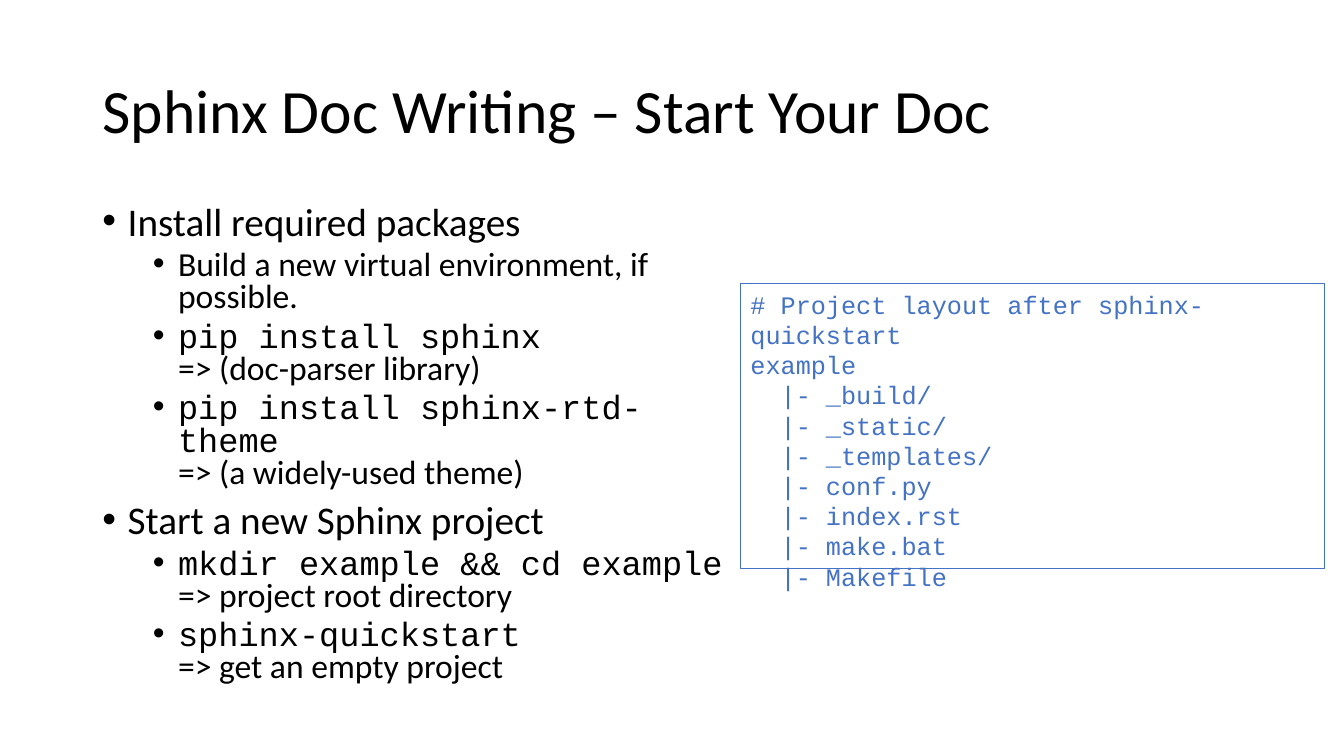
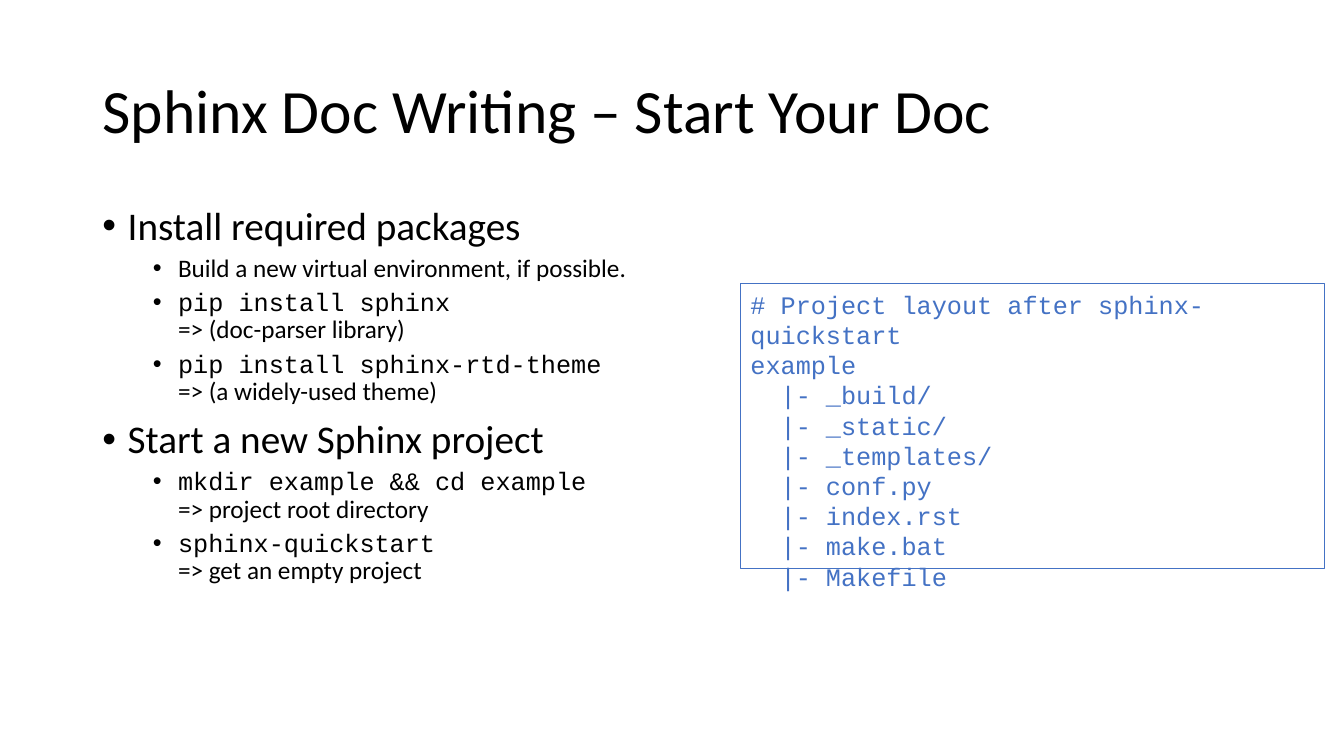
Before and after one commit to ChenYangyao/project-astro-hammer, a slide deck: slide 10 of docs/usage/project-management/src/document/Ch1.2-document.pptx (slide 9 before the commit). Drawn at 1344x756 pixels with LibreOffice and Linux fonts; fonts in the diff are those of the drawing. Boxes give left, top, right and bottom in pixels: in the first picture for what was removed or moved away, otherwise in the second. Text is boxed around its words. In the diff, an @@ line names an element or a change of style, - is before the commit and + after.

```diff
--- a/docs/usage/project-management/src/document/Ch1.2-document.pptx
+++ b/docs/usage/project-management/src/document/Ch1.2-document.pptx
@@ text "Install required packages" at [128,212,626,584]: size 24 to 18 pt in "Build a new virtual environment, if possible.", "pip install sphinx => (doc-parser library)", "pip install sphinx-rtd-theme => (a widely-used theme)", "mkdir example && cd example => project ..." and 1 more places; line spacing 0.8 to 0.9 @@
```
Also in this commit, not shown: 3 other slides changed, 1 slide added, 1 other file.
